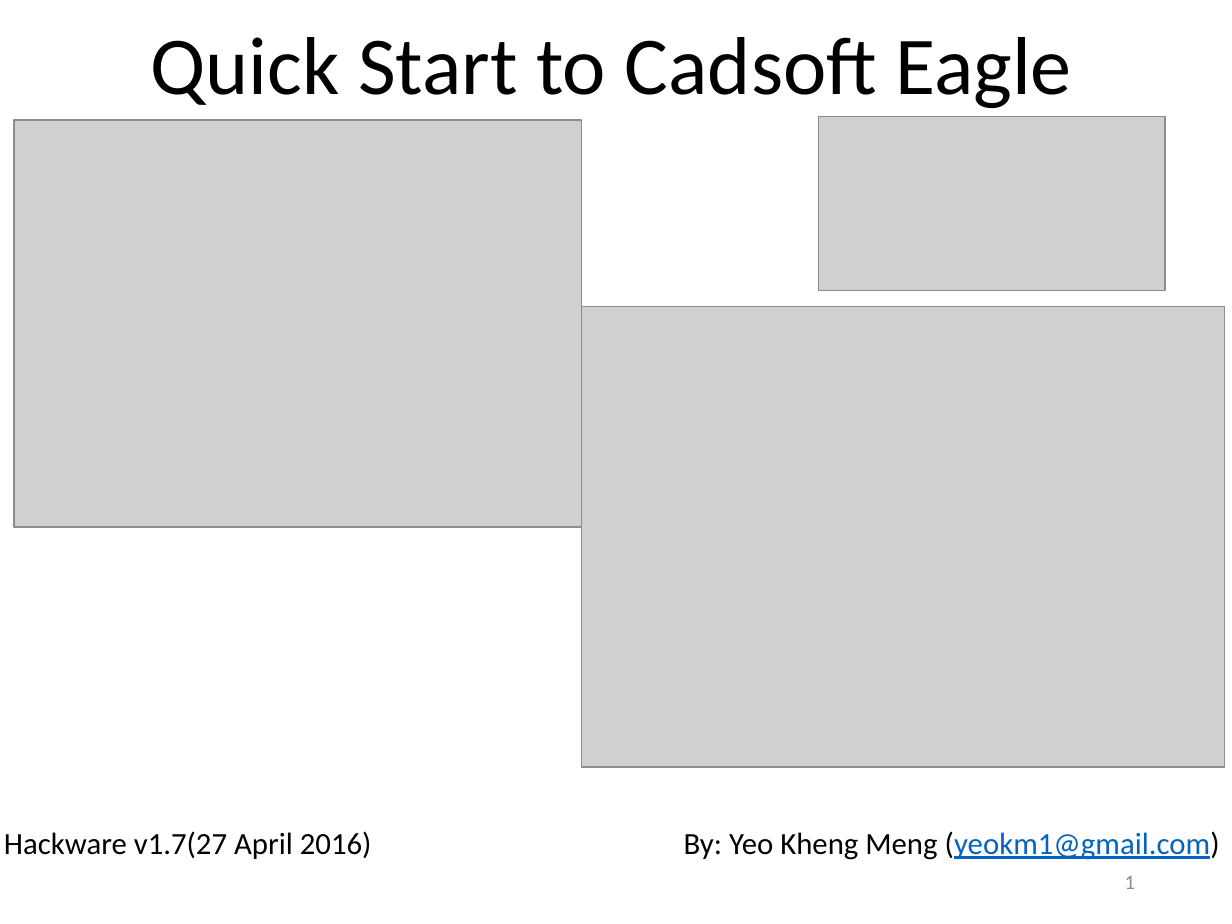
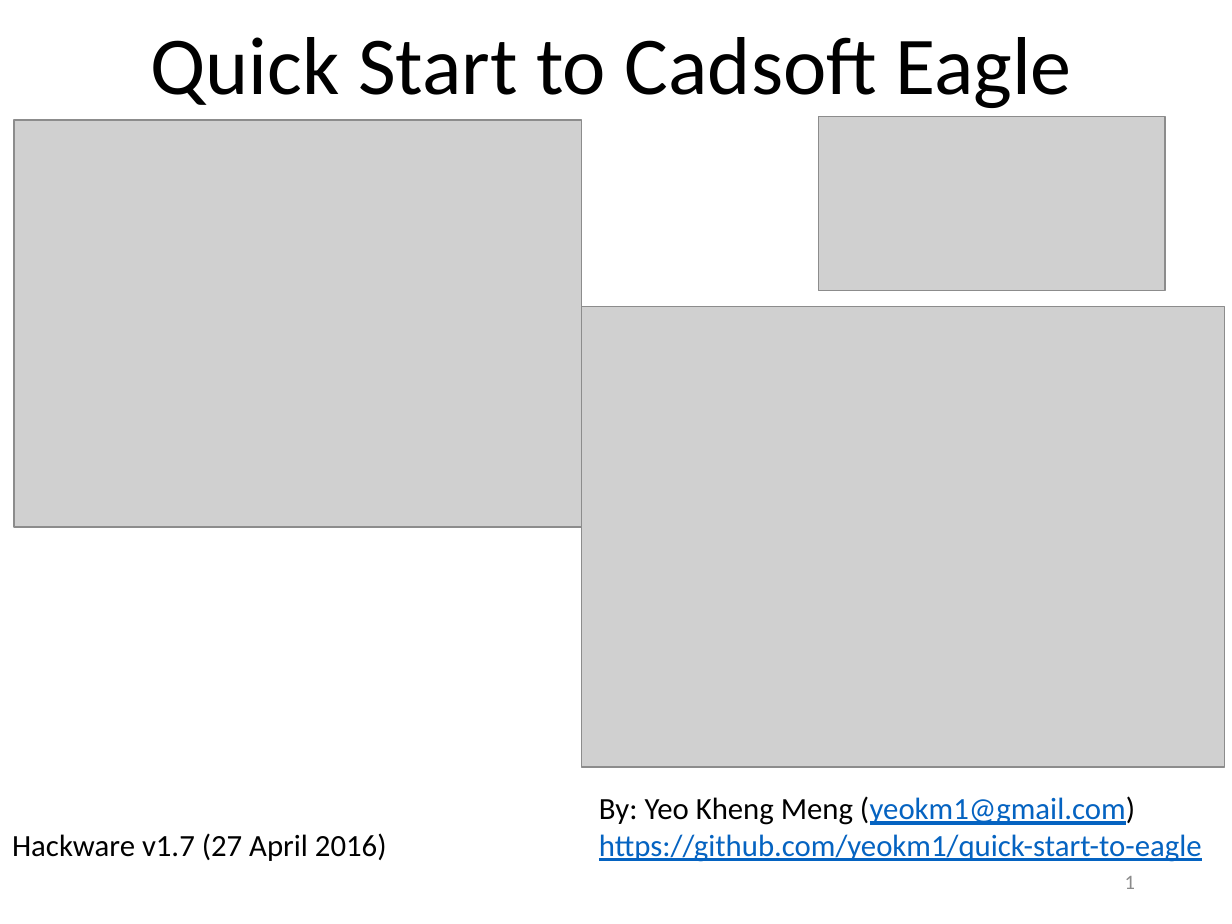
Before and after one commit to yeokm1/quick-start-to-eagle, a slide deck: slide 1 of quick start to eagle.pptx. Drawn at 1232x924 pixels with LibreOffice and Linux fonts; fonts in the diff are those of the drawing; grey boxes stand for pictures. Boxes give left, top, right and bottom in pixels: in the first picture for what was removed or moved away, otherwise in the second. Text is boxed around its words. In the diff, an @@ line names an element or a change of style, - is before the commit and + after.

Commit message:
adjust first slide

```diff
--- a/quick start to eagle.pptx
+++ b/quick start to eagle.pptx
@@ text "By: Yeo Kheng Meng (yeokm1@gmail.com)": place and size @@
-text "By: Yeo Kheng Meng (yeokm1@gmail.com)" at <box>684,831,1220,860</box>
+text "By: Yeo Kheng Meng (yeokm1@gmail.com)" at <box>599,796,1202,862</box>
@@ text at <box>599,796,1135,825</box>: alignment right to left @@
@@ text at <box>12,833,387,861</box>: spaces changed @@
-Hackware v1.7(27 April 2016)
+Hackware v1.7 (27 April 2016)
@@ text at <box>599,834,1202,862</box>: paragraph added @@
+https://github.com/yeokm1/quick-start-to-eagle
```
Also in this commit, not shown: 1 other file.
